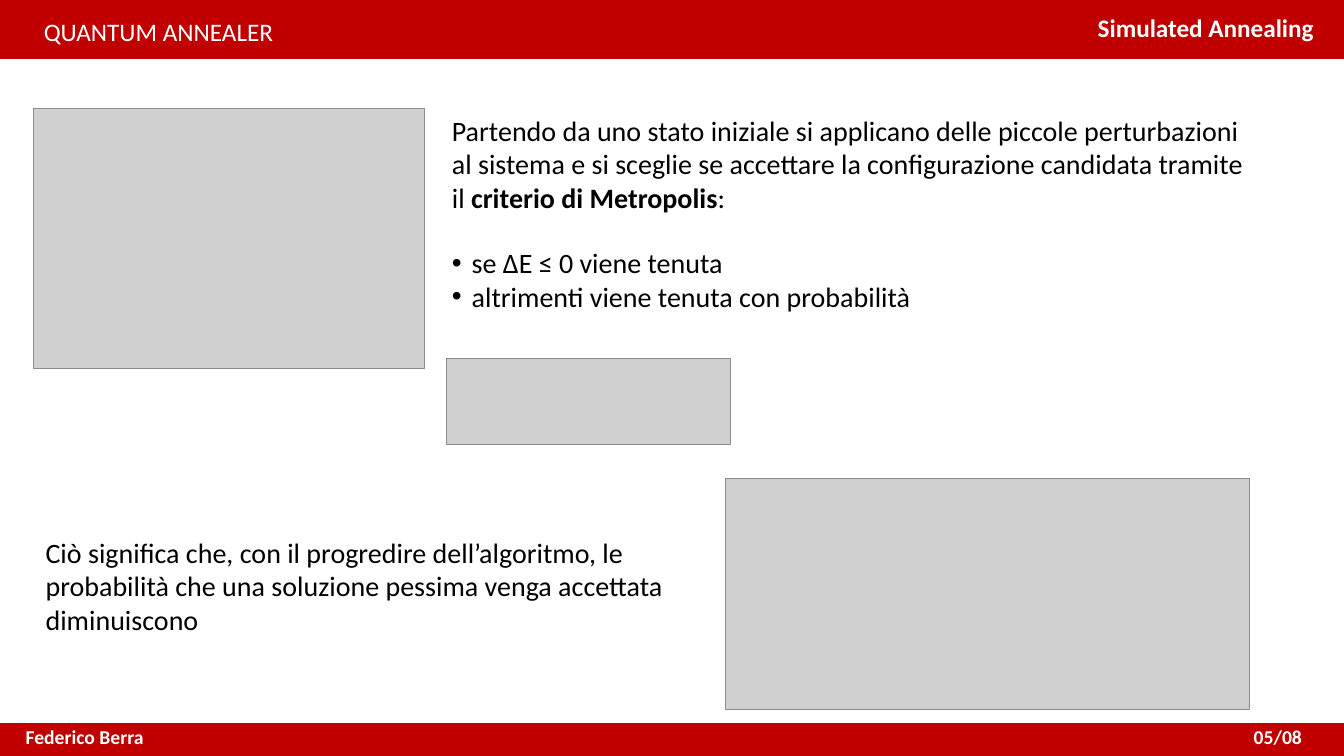
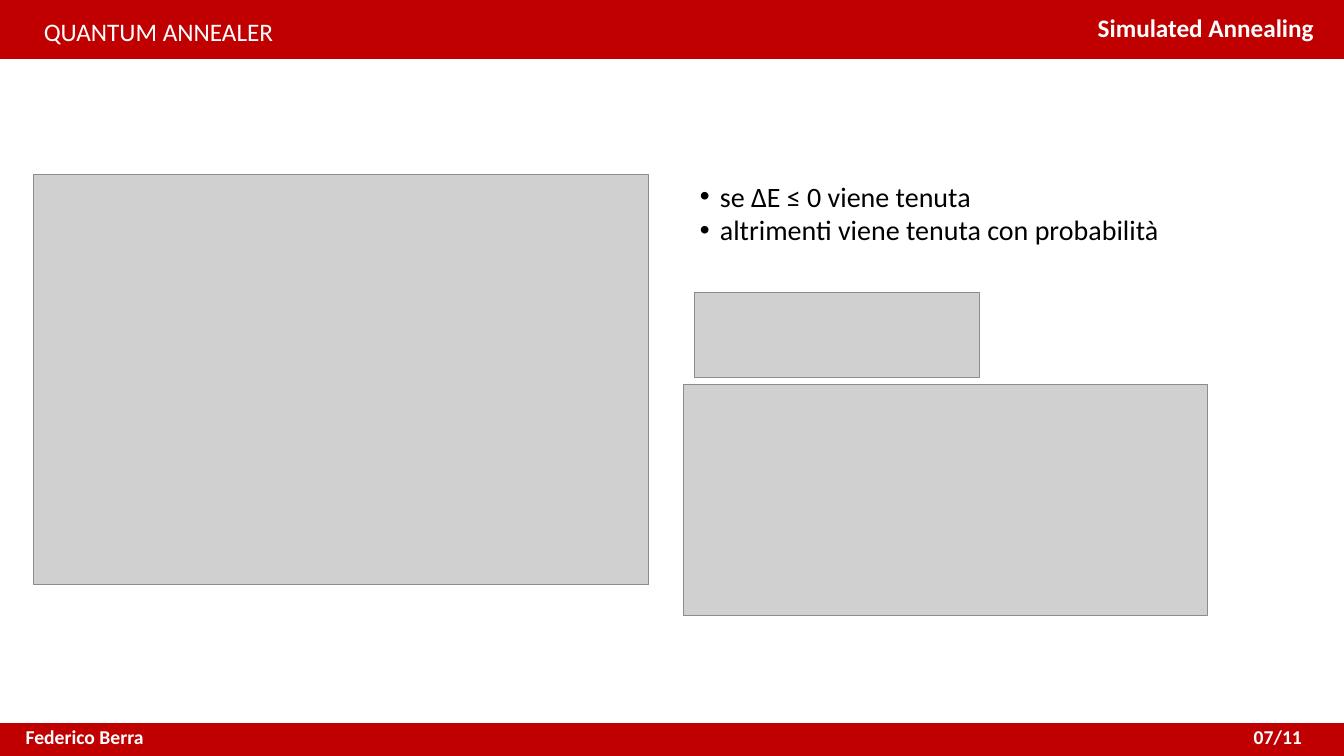
Before and after one commit to XaBerr/tesi-triennale, a slide deck: slide 8 of presentazione/presentazione.pptx (slide 6 before the commit). Drawn at 1344x756 pixels with LibreOffice and Linux fonts; fonts in the diff are those of the drawing; grey boxes stand for pictures. Boxes give left, top, right and bottom in pixels: in the first picture for what was removed or moved away, otherwise in the second. Text is boxed around its words. In the diff, an @@ line names an element or a change of style, - is before the commit and + after.

```diff
--- a/presentazione/presentazione.pptx
+++ b/presentazione/presentazione.pptx
@@ text removed at [452,121,1243,213] @@
-Partendo da uno stato iniziale si applicano delle piccole perturbazioni al sistema e si sceglie se accettare la configurazione candidata tramite il criterio di Metropolis:
@@ picture: place and size @@
-picture at [34,108,424,368]
+picture at [34,174,649,585]
@@ text "se ∆E ≤ 0 viene ...": place and size @@
-text "se ∆E ≤ 0 viene ..." at [472,253,910,312]
+text "se ∆E ≤ 0 viene ..." at [720,187,1158,245]
@@ picture: place and size @@
-picture at [447,359,731,445]
+picture at [695,292,979,378]
@@ picture: place and size @@
-picture at [726,478,1250,709]
+picture at [684,384,1208,615]
@@ text removed at [46,543,662,631] @@
-Ciò significa che, con il progredire dell’algoritmo, le probabilità che una soluzione pessima venga accettata diminuiscono
@@ text at [1254,730,1302,745]: text changed @@
-05/08
+07/11
```
Also in this commit, not shown: 8 other slides changed, 3 slides added, 4 other files.
